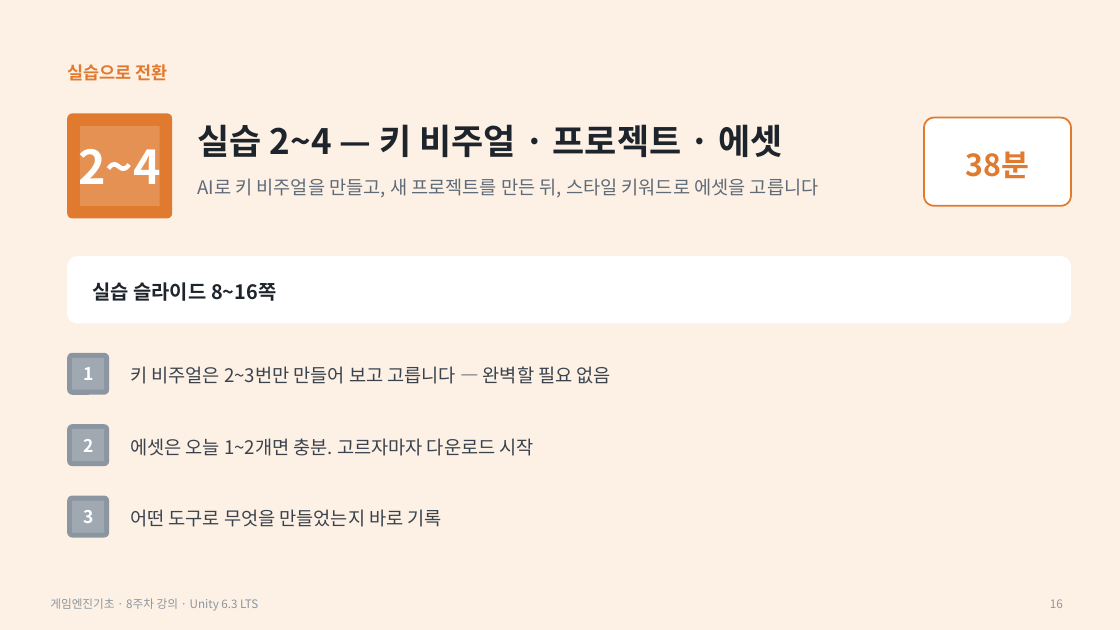
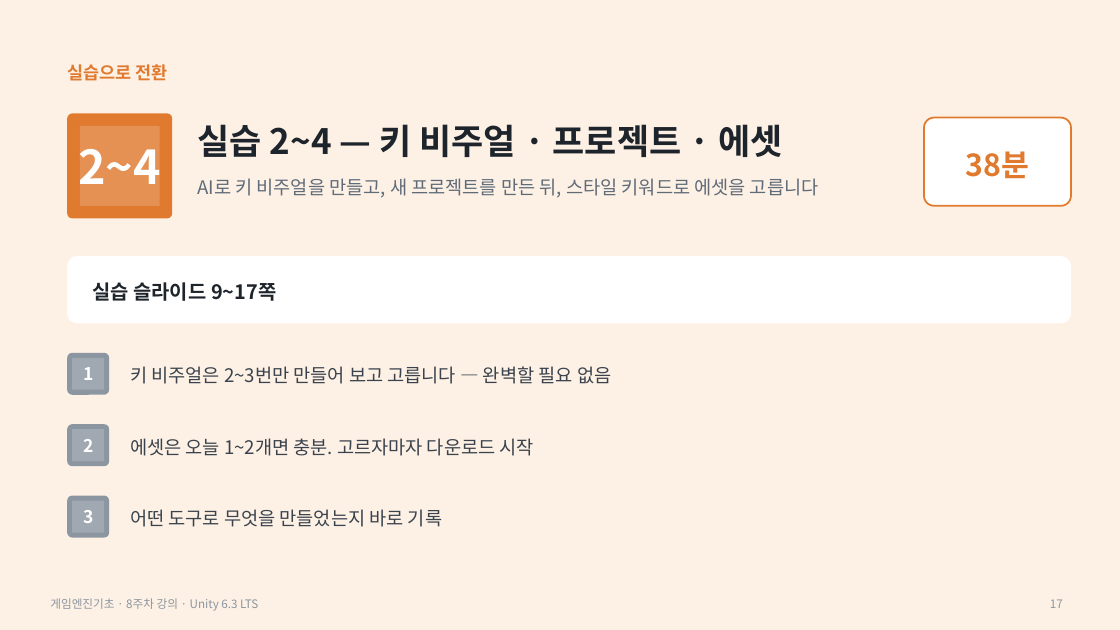
Before and after one commit to iplay-garden/game-engine-basics, a slide deck: slide 17 of 8주차/한국어/게임엔진기초_8주차_오프라인_강의슬라이드.pptx (slide 16 before the commit). Drawn at 1120x630 pixels with LibreOffice and Linux fonts; fonts in the diff are those of the drawing. Boxes give left, top, right and bottom in pixels: in the first picture for what was removed or moved away, otherwise in the second. Text is boxed around its words. In the diff, an @@ line names an element or a change of style, - is before the commit and + after.

```diff
--- a/8주차/한국어/게임엔진기초_8주차_오프라인_강의슬라이드.pptx
+++ b/8주차/한국어/게임엔진기초_8주차_오프라인_강의슬라이드.pptx
@@ text at bbox=[92, 282, 276, 301]: text changed @@
-실습 슬라이드 8~16쪽
+실습 슬라이드 9~17쪽
@@ page number at bbox=[1050, 599, 1063, 608]: text changed @@
-16
+17
```
Also in this commit, not shown: 3 other slides changed, 1 slide added, 4 other files.
